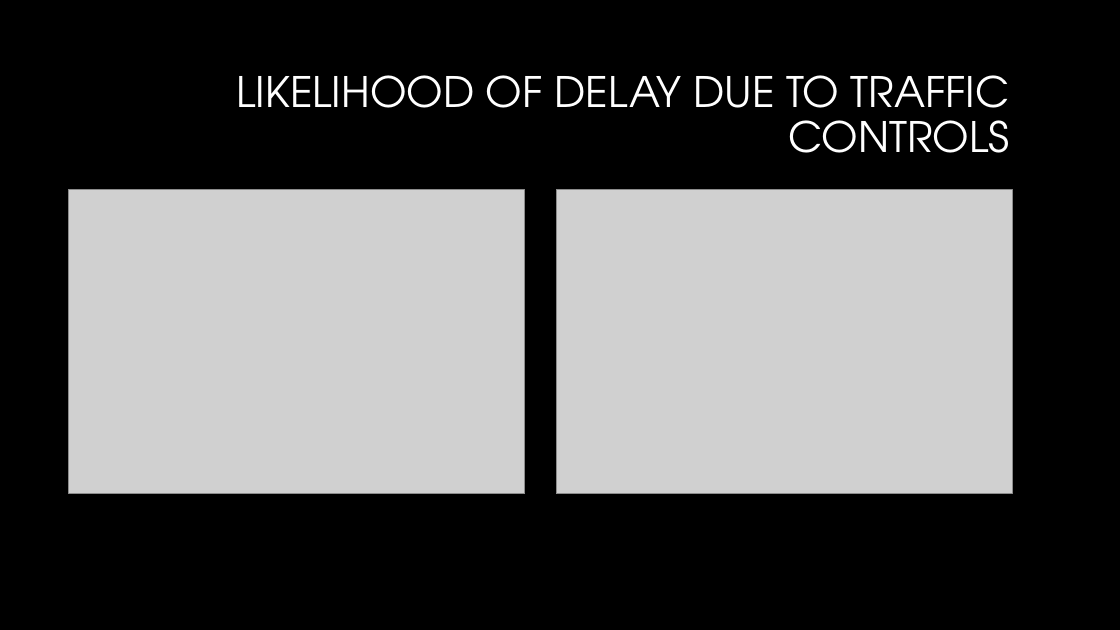
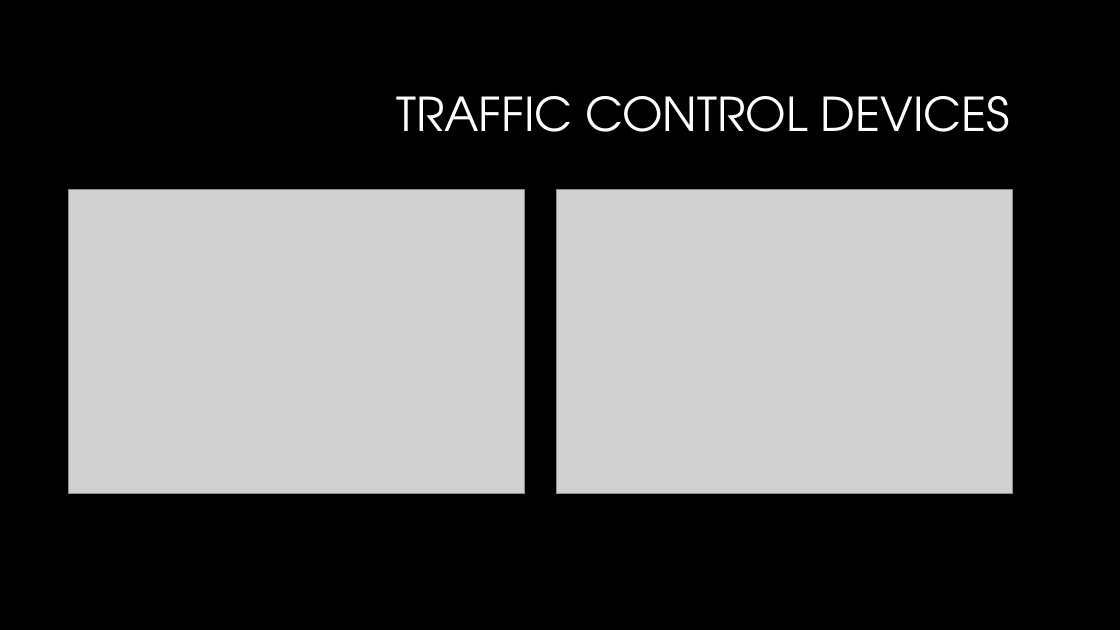
Before and after one commit to caravella483/project1, a slide deck: slide 3 of project1.pptx (slide 2 before the commit). Drawn at 1120x630 pixels with LibreOffice and Linux fonts; fonts in the diff are those of the drawing; grey boxes stand for pictures; background and template pictures are left out. Boxes give left, top, right and bottom in pixels: in the first picture for what was removed or moved away, otherwise in the second. Text is boxed around its words. In the diff, an @@ line names an element or a change of style, - is before the commit and + after.

```diff
--- a/project1.pptx
+++ b/project1.pptx
@@ title at (396,96,1010,132): text changed; size 36 to 40 pt @@
-LIKELIHOOD OF DELAY DUE TO TRAFFIC CONTROLS
+TRAFFIC CONTROL DEVICES
```
Also in this commit, not shown: 1 other slide changed, 7 slides added, 2 slides removed.
